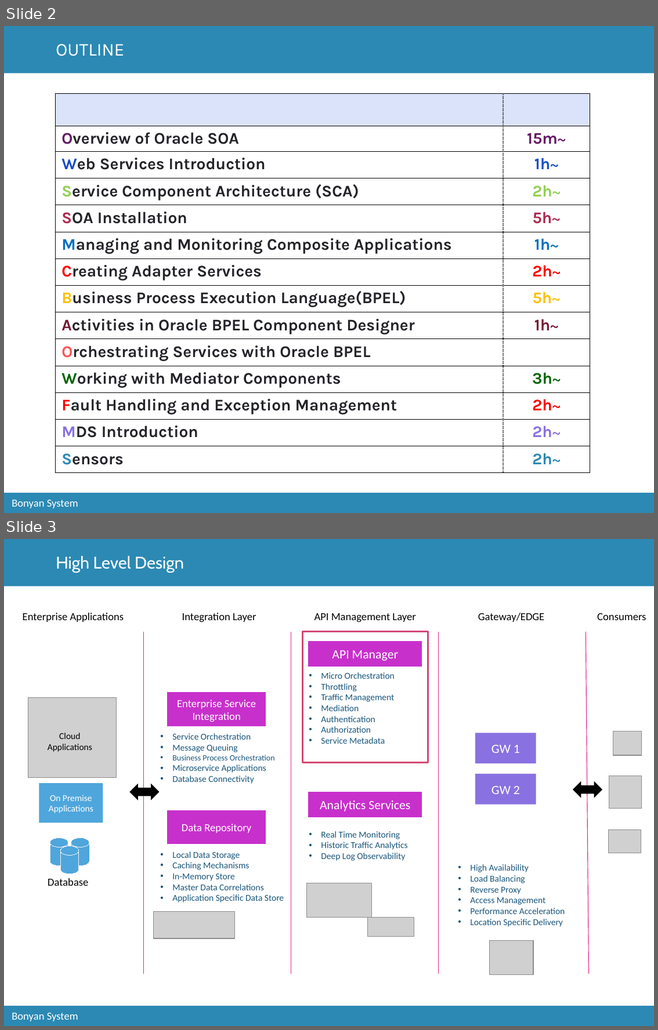
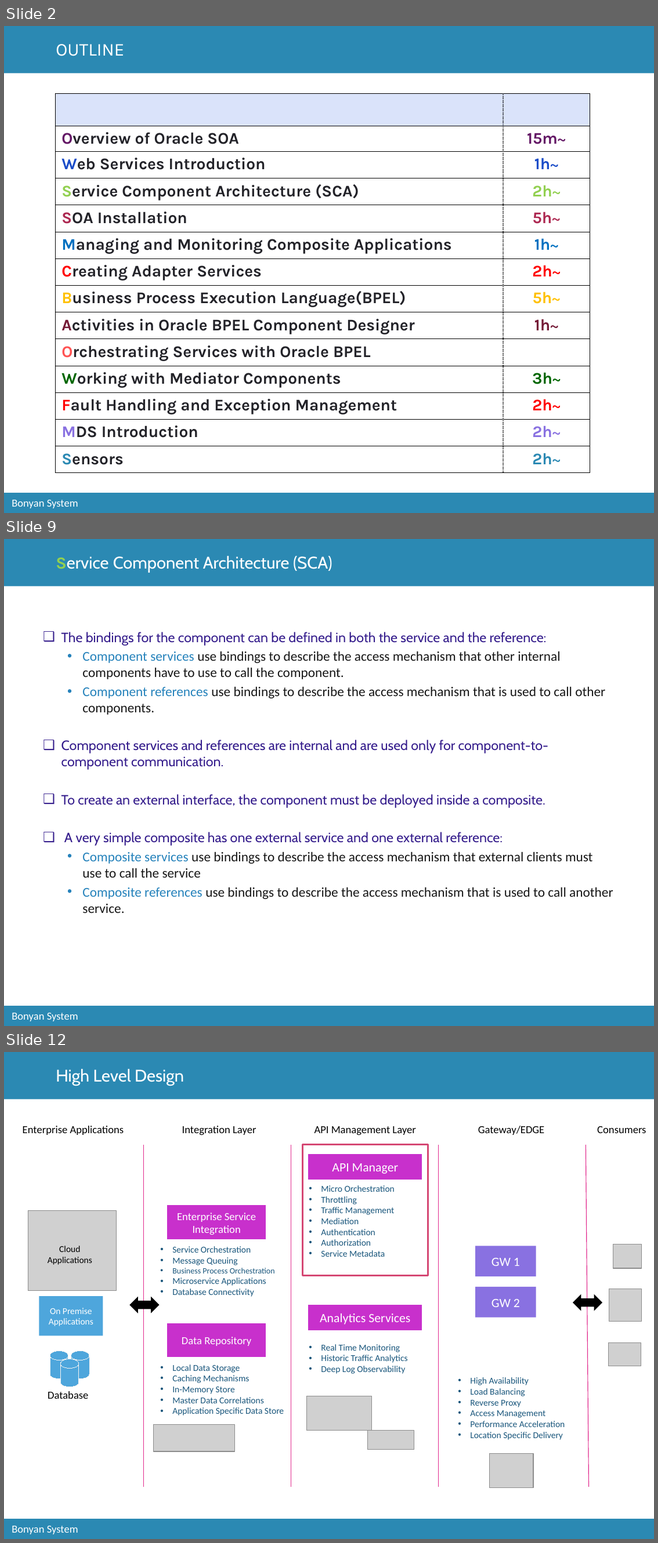
Before and after one commit to catcry/soaTraining, a slide deck: Presentation/soaTrainingPresentation.pptx. Shown one above the other, each under a label of ours: slides 2 and 3 before the commit, slides 2, 9 and 12 after it; the slides between them are not shown. The pictures are 658x1030 and 658x1543 pixels, drawn with LibreOffice and Linux fonts; fonts in the diff are those of the drawing; grey boxes stand for pictures; background and template pictures are left out. Boxes give left, top, right and bottom in pixels: in the first picture for what was removed or moved away, otherwise in the second. Text is boxed around its words. In the diff, an @@ line names an element or a change of style, - is before the commit and + after.

```diff
--- a/Presentation/soaTrainingPresentation.pptx
+++ b/Presentation/soaTrainingPresentation.pptx
@@ slide 9 added at box(4, 539, 654, 1026), background #FFFFFF; not listed: 3 template elements that a slide beside it also shows @@
@@ title added at box(56, 556, 332, 572), 18.8 pt, text #FFFFFF @@
+Service Component Architecture (SCA)
@@ text added at box(61, 632, 612, 913), 15 pt, text #161616 @@
+❑ The bindings for the component can be defined in both the service and the reference:
+  • Component services use bindings to describe the access mechanism that other internal components have to use to call the component.
+  • Component references use bindings to describe the access mechanism that is used to call other components.
+❑ Component services and references are internal and are used only for component-to-component communication.
+❑ To create an external interface, the component must be deployed inside a composite.
+❑ A very simple composite has one external service and one external reference:
+  • Composite services use bindings to describe the access mechanism that external clients must use to call the service
+  • Composite references use bindings to describe the access mechanism that is used to call another service.
@@ what was slide 3 is now slide 12 @@
```
Also in this commit, not shown: 8 other slides added, 3 other files.
